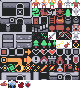
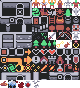
Two versions of the same layered image (80x88). Layer-by-layer changes:
added layer "Calque 4" above "Calque 1" over [32, 80, 40, 88]
